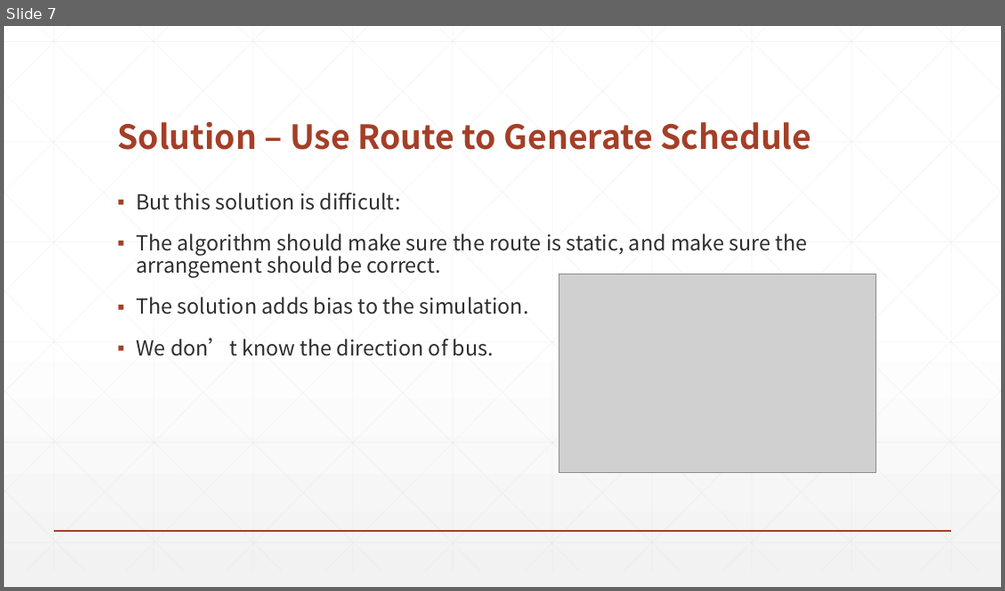
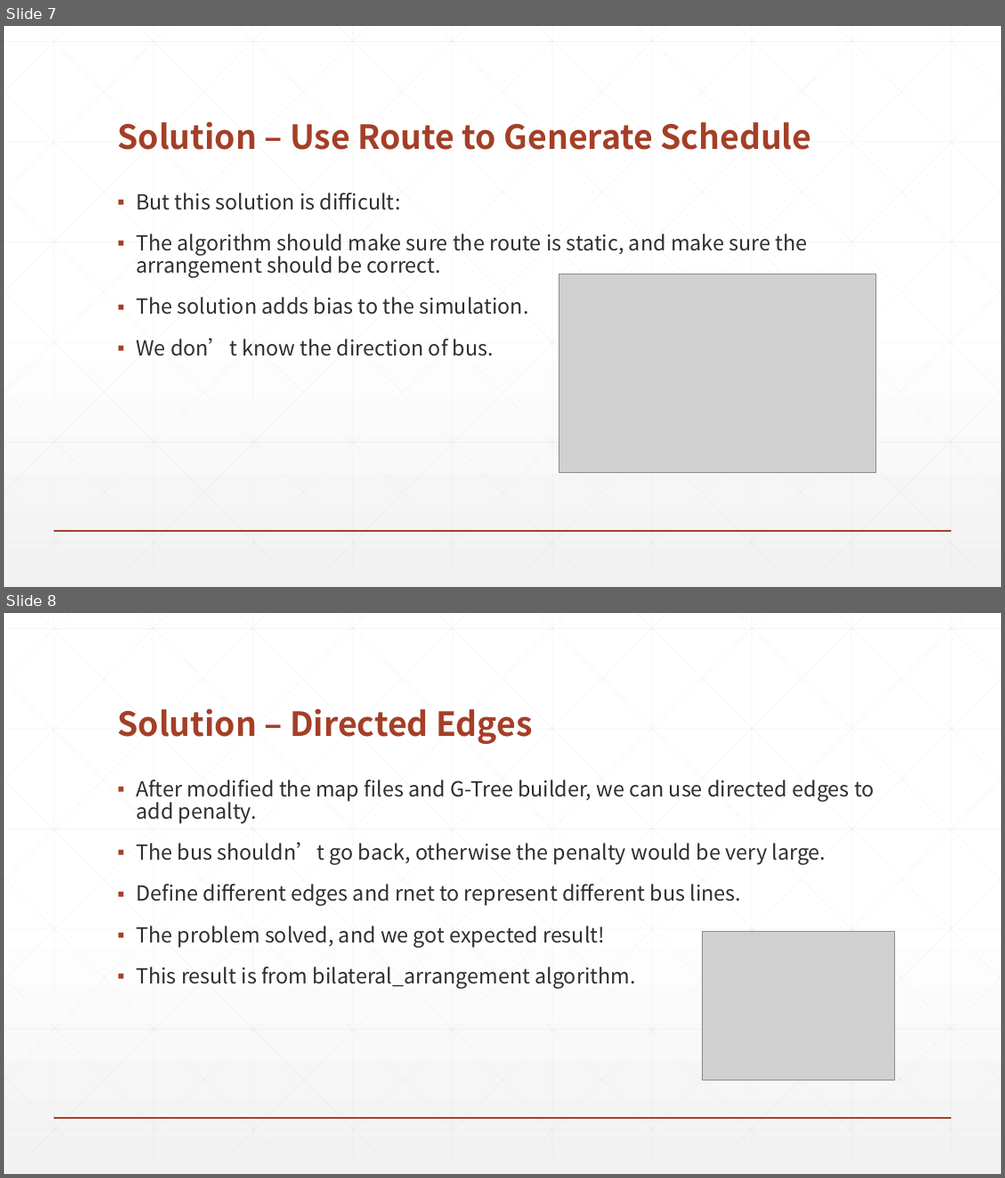
Before and after one commit to Lyther/Cargo-impl, a slide deck: Document/Innovation-project/pre-final.pptx. Shown one above the other, each under a label of ours: slide 7 before the commit, slides 7 and 8 after it. The pictures are 1005x591 and 1005x1178 pixels, drawn with LibreOffice and Linux fonts; fonts in the diff are those of the drawing; grey boxes stand for pictures. Boxes give left, top, right and bottom in pixels: in the first picture for what was removed or moved away, otherwise in the second. Text is boxed around its words. In the diff, an @@ line names an element or a change of style, - is before the commit and + after.

```diff
--- a/Document/Innovation-project/pre-final.pptx
+++ b/Document/Innovation-project/pre-final.pptx
@@ slide 8 added at [4,613,1001,1174], background gradient #FFFFFF to #F2F2F2; not listed: 47 template elements that a slide beside it also shows @@
@@ title added at [117,708,532,744], 32 pt, text #A43F27, bold @@
+Solution – Directed Edges
@@ text added at [136,779,874,989], 20 pt, text #2D2E2D @@
+▪ After modified the map files and G-Tree builder, we can use directed edges to add penalty.
+▪ The bus shouldn’t go back, otherwise the penalty would be very large.
+▪ Define different edges and rnet to represent different bus lines.
+▪ The problem solved, and we got expected result!
+▪ This result is from bilateral_arrangement algorithm.
@@ picture added at [702,931,895,1079] @@
```
Also in this commit, not shown: 3 other slides added, 9 slides removed, 2 other files.
